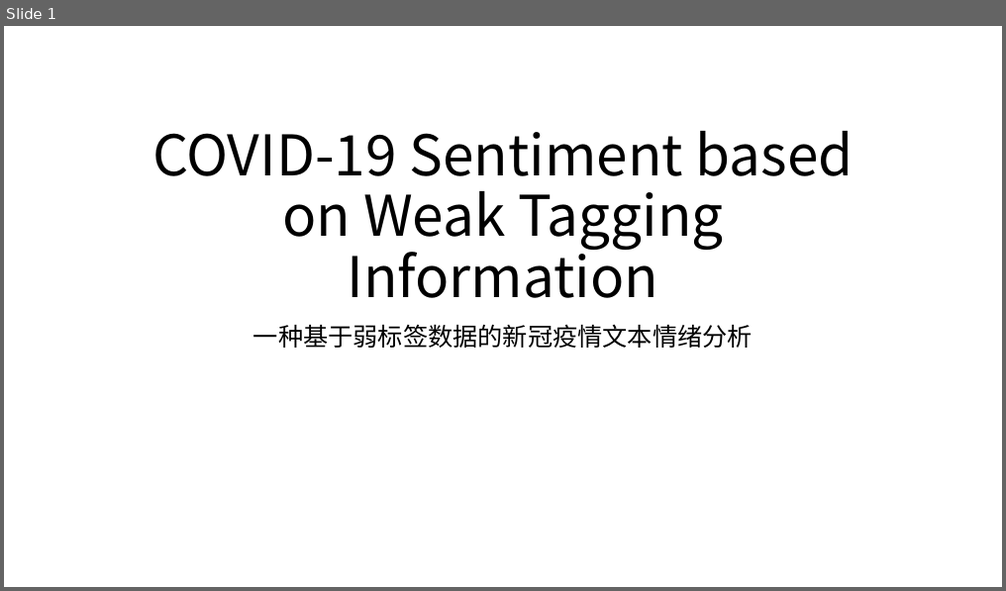
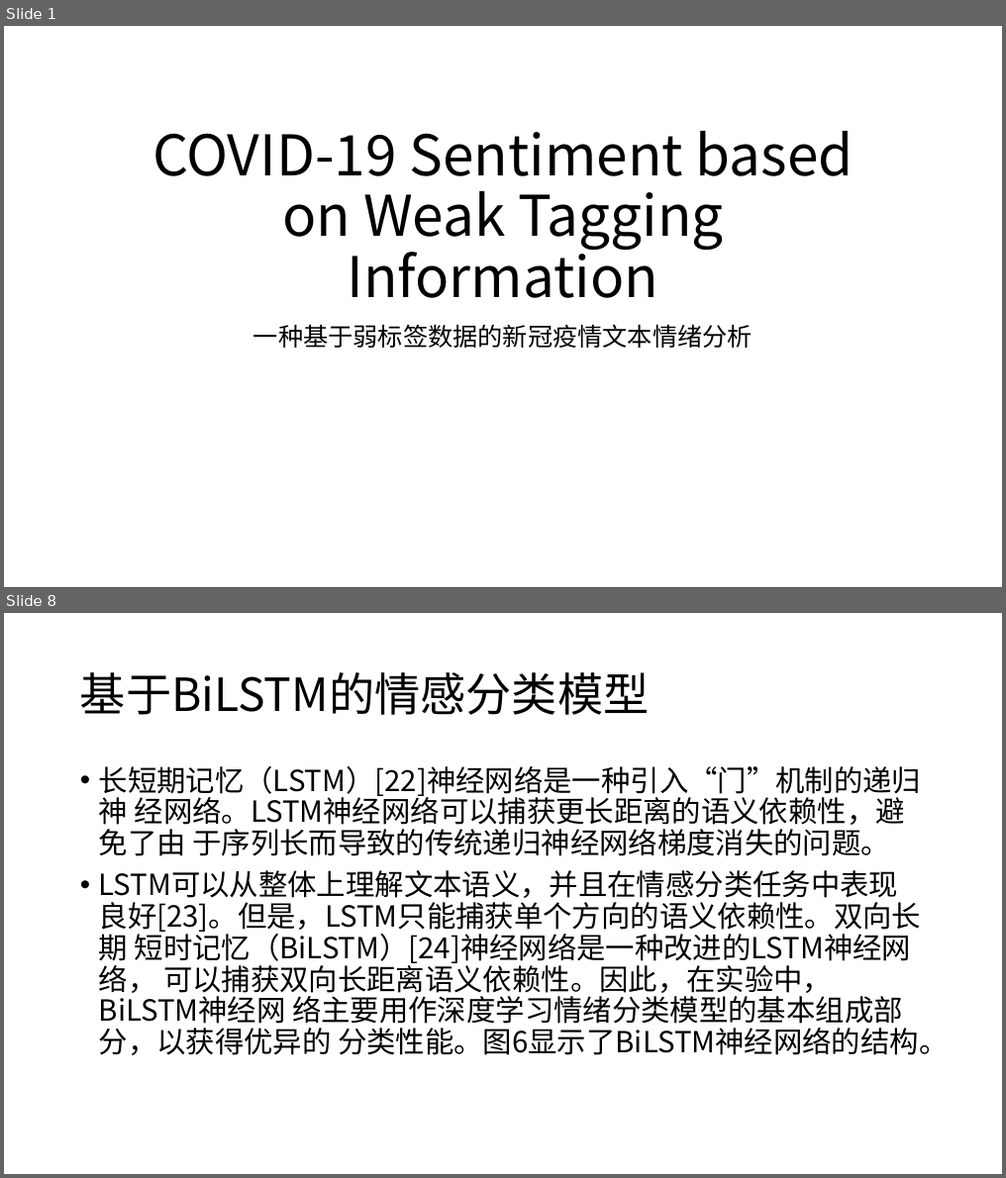
Before and after one commit to XinLin-cs/Dev_Note, a slide deck: COVID-19 Sentiment based on Weak Tagging Information/开题报告.pptx. Shown one above the other, each under a label of ours: slide 1 before the commit, slides 1 and 8 after it; the slides between them are not shown. The pictures are 1006x591 and 1006x1178 pixels, drawn with LibreOffice and Linux fonts; fonts in the diff are those of the drawing. Boxes give left, top, right and bottom in pixels: in the first picture for what was removed or moved away, otherwise in the second. Text is boxed around its words. In the diff, an @@ line names an element or a change of style, - is before the commit and + after.

```diff
--- a/COVID-19 Sentiment based on Weak Tagging Information/开题报告.pptx
+++ b/COVID-19 Sentiment based on Weak Tagging Information/开题报告.pptx
@@ slide 8 added at <box>4,613,1002,1174</box>, background #FFFFFF @@
@@ title added at <box>80,672,649,715</box>, 44 pt, text #000000 @@
+基于BiLSTM的情感分类模型
@@ text added at <box>99,766,947,1056</box>, 28 pt, text #000000 @@
+• 长短期记忆（LSTM）[22]神经网络是一种引入“门”机制的递归神 经网络。LSTM神经网络可以捕获更长距离的语义依赖性，避免了由 于序列长而导致的传统递归神经网络梯度消失的问题。
+• LSTM可以从整体上理解文本语义，并且在情感分类任务中表现 良好[23]。但是，LSTM只能捕获单个方向的语义依赖性。双向长期 短时记忆（BiLSTM）[24]神经网络是一种改进的LSTM神经网络， 可以捕获双向长距离语义依赖性。因此，在实验中，BiLSTM神经网 络主要用作深度学习情绪分类模型的基本组成部分，以获得优异的 分类性能。图6显示了BiLSTM神经网络的结构。
```
Also in this commit, not shown: 13 other slides added.
